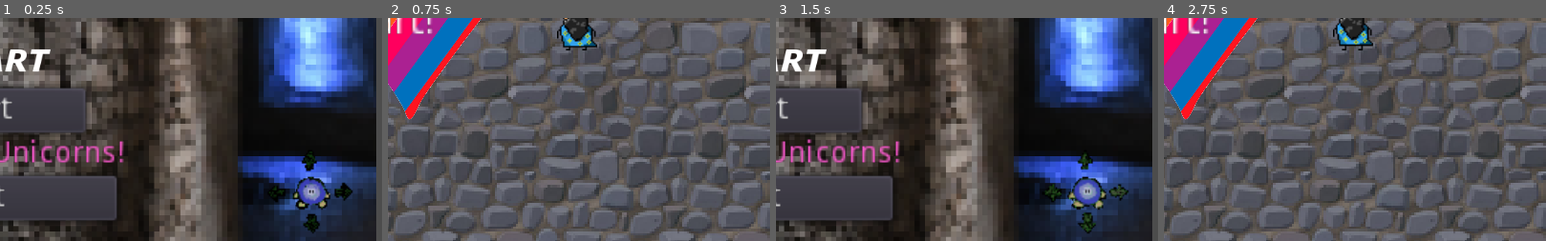
Above: before the commit, frames 1-4 (left to right).
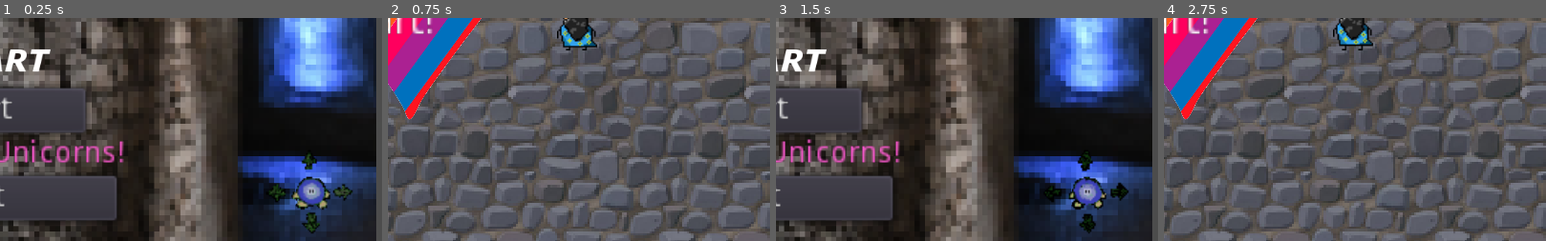
Above: after the commit, the same moments.

Repository: GQDeltex/RUNicorn
Game: Godot game, scene res://Scenes/Start.tscn
Same seed, same stepped clock (60 frames per second), same inputs: the game is played once before the commit and once after it.
Inputs:
- Up to frame 1 (0.25 s): no input
- Up to frame 2 (0.75 s): click "Start" at 0.5 s
- Up to frame 3 (1.5 s): click "X" at 1.25 s
- Up to frame 4 (2.75 s): click "Start" at 2 s
The pictures show only the part of the screen within x 50-100%, y 50-100%; the shares and areas given below are measured in that part.

The runs differ from the first frame. In frame 1, 1.0% of the frame differs, in the area x 70-93%, y 60-97%; in frame 2, nothing differs; in frame 3, 1.0%; in frame 4, nothing differs.

Commit message:
HTML working again (single-thread only)

Diff:
--- a/Scenes/Start.tscn
+++ b/Scenes/Start.tscn
@@ -30,7 +30,6 @@
 scale = Vector2( 2, 2 )
 frames = SubResource( 1 )
 animation = "default"
-frame = 1
 playing = true
 _sections_unfolded = [ "Transform" ]
 
--- a/project.godot
+++ b/project.godot
@@ -53,13 +53,8 @@
 file_logging/log_path="res://log.txt"
 file_logging/max_log_files=2
 
-[physics]
-
-2d/thread_model=2
-
 [rendering]
 
 quality/intended_usage/framebuffer_allocation=0
 quality/2d/use_pixel_snap=true
-threads/thread_model=2
 environment/default_environment="res://default_env.tres"
Not shown, removed: log-2018-02-11-18-31-28.txt
Renamed: log.txt -> log-2018-02-11-18-44-23.txt
